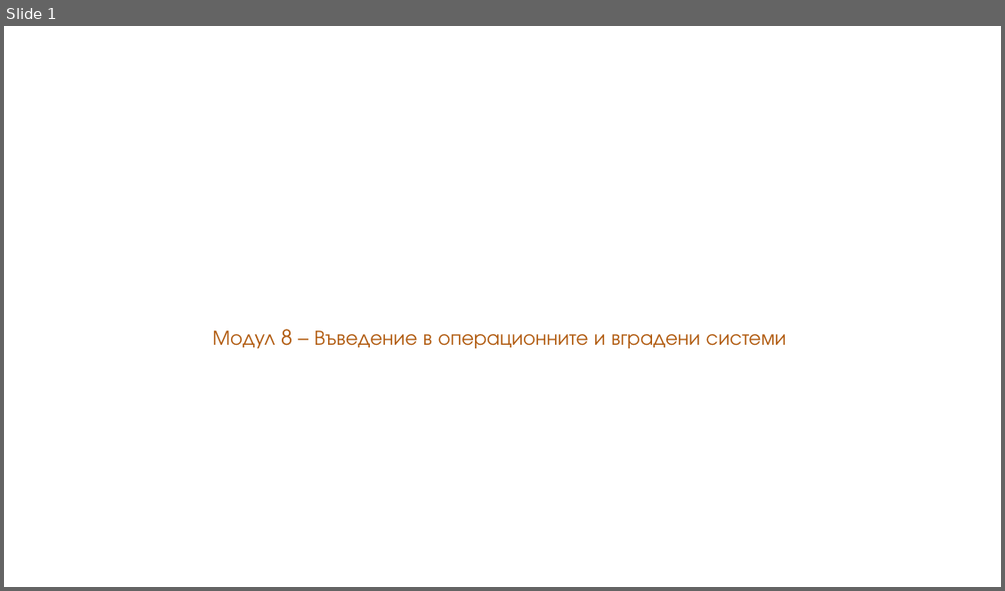
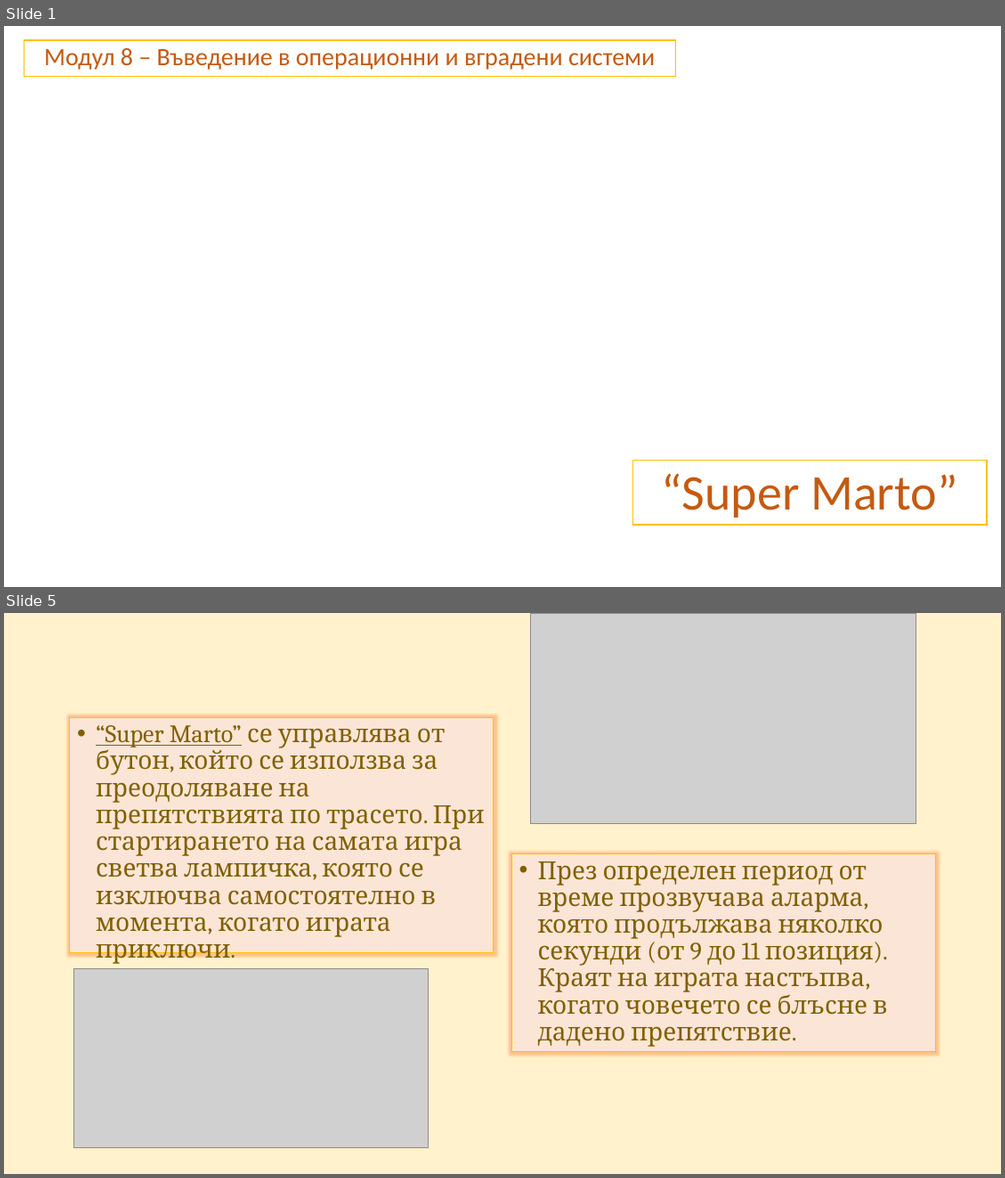
Before and after one commit to HristiyanIliev06/Super_Marto, a slide deck: Презентация - 8.pptx. Shown one above the other, each under a label of ours: slide 1 before the commit, slides 1 and 5 after it; the slides between them are not shown. The pictures are 1005x591 and 1005x1178 pixels, drawn with LibreOffice and Linux fonts; fonts in the diff are those of the drawing; grey boxes stand for pictures; background and template pictures are left out. Boxes give left, top, right and bottom in pixels: in the first picture for what was removed or moved away, otherwise in the second. Text is boxed around its words. In the diff, an @@ line names an element or a change of style, - is before the commit and + after.

```diff
--- a/Презентация - 8.pptx
+++ b/Презентация - 8.pptx
@@ slide 5 added at [4,613,1001,1174], background #FFF2CC @@
@@ picture added at [531,613,915,824] @@
@@ text added at [70,718,494,953], fill #FBE5D6, outline #FFC000 1 pt, 24 pt, text #806000 @@
+• “Super Marto” се управлява от бутон, който се използва за преодоляване на препятствията по трасето. При стартирането на самата игра светва лампичка, която се изключва самостоятелно в момента, когато играта приключи.
@@ text added at [512,854,936,1051], fill #FBE5D6, outline #FFC000 1 pt, 24 pt, text #806000 @@
+• През определен период от време прозвучава аларма, която продължава няколко секунди (от 9 до 11 позиция). Краят на играта настъпва, когато човечето се блъсне в дадено препятствие.
@@ picture added at [73,968,428,1148] @@
@@ slide 1 changed as well @@
@@ subtitle "Модул 8 – Въведение в ...": place and size @@
-subtitle "Модул 8 – Въведение в ..." at [212,329,786,348]
+subtitle "Модул 8 – Въведение в ..." at [24,40,676,77]
@@ subtitle "Модул 8 – Въведение в ..." at [24,40,676,77]: fill none to #FFFFFF; outline none to #FFC000 1 pt @@
@@ subtitle at [44,48,655,70]: text changed; size 20 to 24 pt; font TeX Gyre Adventor to Calibri; text colour #B0590E to #C55A11 @@
-Модул 8 – Въведение в операционните и вградени системи
+Модул 8 – Въведение в операционни и вградени системи
@@ title added at [633,459,987,524], fill #FFFFFF, outline #FFC000 1 pt, 48 pt, text #C55A11 @@
+“Super Marto”
```
Also in this commit, not shown: 10 other slides added, 1 other file.
